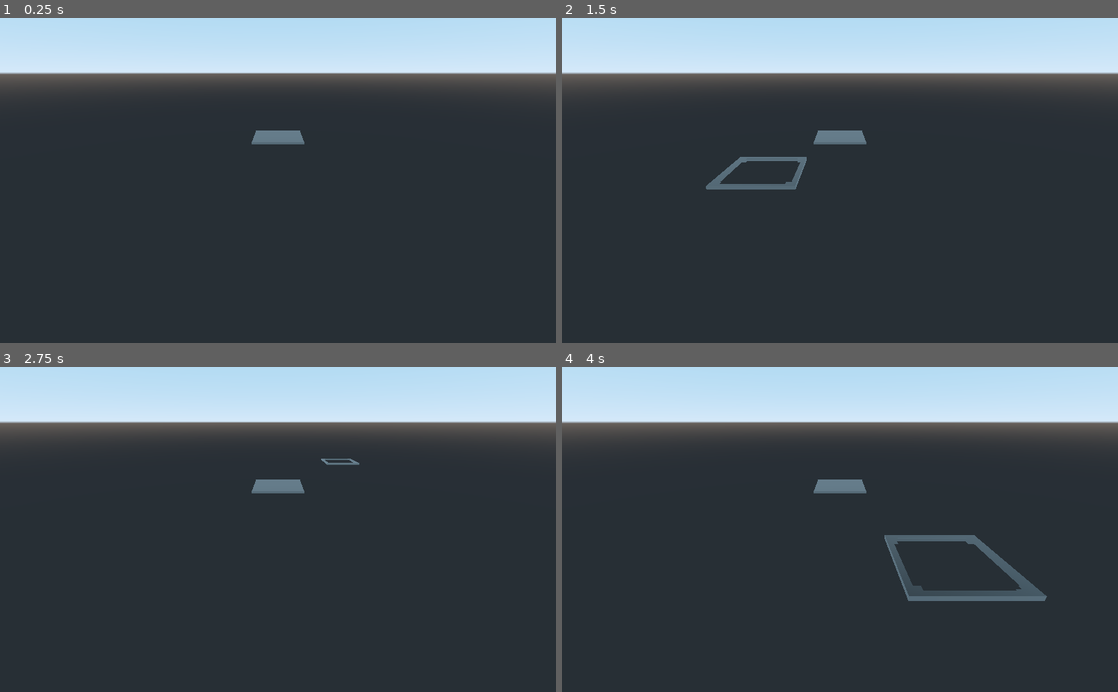
Above: before the commit, frames 1-4 (two rows, left to right).
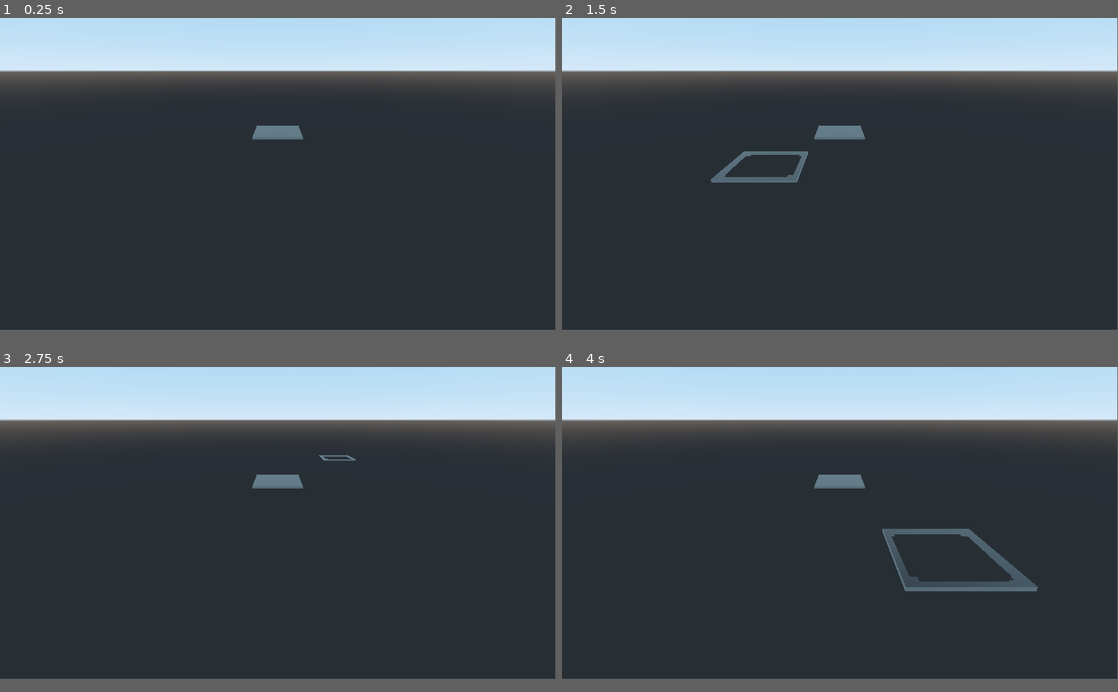
Above: after the commit, the same moments.

Repository: newnoiseworks/TowerStory
Game: Godot game, scene res://Scenes/Prototype.tscn
The game is run twice, just before and just after one commit, with the same random seed, the same clock (stepped at 60 frames per second) and the same inputs.
Inputs (mouse positions are in pixels of both pictures, inside the frame that each line leads up to):
- Up to frame 1 (0.25 s): no input
- Up to frame 2 (1.5 s): tap Enter (ui_accept) at 0.5, 0.77, 1.25 s; move the mouse to (962, 164) at 0.52 s; tap Alt at 0.6 s; click (962, 164) at 0.67 s; drag from (728, 196) to (812, 245) at 1.27 s
- Up to frame 3 (2.75 s): tap Enter (ui_accept) at 2 s; move the mouse to (333, 458) at 2.02 s; tap Shift at 2.1 s; click (333, 458) at 2.17 s
- Up to frame 4 (4 s): tap Enter (ui_accept) at 2.75, 3.5, 3.77 s; drag from (812, 594) to (673, 480) at 2.77 s; move the mouse to (1006, 578) at 3.52 s; tap Ctrl at 3.6 s; click (1006, 578) at 3.67 s
In our replay, the window is 800x468 before the commit and 799x449 after it. These sizes can differ from the game's own. Grey fills any space a smaller window leaves; there, only what the larger window draws over its background counts as a difference.

The runs differ from the first frame. In frame 1, 1.5% of the frame differs, in the area x 0-100%, y 0-39%; in frame 2, 2.4%; in frame 3, 1.6%; in frame 4, 3.5%, in the area x 0-100%, y 0-73%.

Commit message:
adds basic testing around edges

Diff:
--- a/Scenes/Prototype.gd
+++ b/Scenes/Prototype.gd
@@ -15,6 +15,10 @@
 onready var mouse_select: Spatial = find_node("mouse_select")
 onready var floor_piece_packed = preload("res://Scenes/bottomFloorPiece.tscn")
 onready var floor_data = tower_data[0]
+
+enum SIDE {
+	XUP, XDOWN, ZUP, ZDOWN
+}
 
 
 func _ready():
@@ -64,6 +68,11 @@
 	floor_piece.global_transform.origin = target
 
 
+
+
+func _add_wall_to_piece_at_edge():
+	pass
+
 func _can_add_floor_piece_at(x: int, z: int)-> bool:
 	if floor_data.has(x) and floor_data[x].has(z):
 		print_debug("Can't place a tile where one already exists")
@@ -92,3 +101,14 @@
 	var val: int = x / n
 
 	return val * n
+
+
+func _is_piece_an_edge(x: int, z: int)-> PoolIntArray:
+	var edges: PoolIntArray = [0, 0, 0, 0]
+
+	edges[SIDE.XUP] = 1 if !floor_data.has(x+MULTIPLE) or !floor_data[x+MULTIPLE].has(z) else 0
+	edges[SIDE.XDOWN] = 1 if !floor_data.has(x-MULTIPLE) or !floor_data[x-MULTIPLE].has(z) else 0
+	edges[SIDE.ZUP] = 1 if !floor_data[x].has(z+MULTIPLE) else 0
+	edges[SIDE.ZDOWN] = 1 if !floor_data[x].has(z-MULTIPLE) else 0
+
+	return edges
--- a/project.godot
+++ b/project.godot
@@ -34,6 +34,11 @@
 
 gdscript/warnings/integer_division=false
 
+[display]
+
+window/size/width=1920
+window/size/height=1080
+
 [editor_plugins]
 
 enabled=PoolStringArray( "res://addons/gut/plugin.cfg" )
--- a/test/unit/test_Prototype.gd
+++ b/test/unit/test_Prototype.gd
@@ -30,13 +30,13 @@
 		assert_eq(
 			double_script._can_add_floor_piece_at(1 * double_script.MULTIPLE, 1 * double_script.MULTIPLE),
 			false,
-			"Should not be able to add piece at 1, 1"
+			"Should not be able to add piece at (1, 1) * MULTIPLE"
 		)
 
 		assert_eq(
 			double_script._can_add_floor_piece_at(-1 * double_script.MULTIPLE, -1 * double_script.MULTIPLE),
 			false,
-			"Should not be able to add piece at -1, -1"
+			"Should not be able to add piece at (-1, -1) * MULTIPLE"
 		)
 
 
@@ -44,23 +44,53 @@
 		assert_eq(
 			double_script._can_add_floor_piece_at(-1 * double_script.MULTIPLE, 0),
 			true,
-			"Should be able to add piece at -1, 0"
+			"Should be able to add piece at (-1, 0) * MULTIPLE"
 		)
 
 		assert_eq(
 			double_script._can_add_floor_piece_at(1 * double_script.MULTIPLE, 0),
 			true,
-			"Should be able to add piece at 1, 0"
+			"Should be able to add piece at (1, 0) * MULTIPLE"
 		)
 
 		assert_eq(
 			double_script._can_add_floor_piece_at(0, 1 * double_script.MULTIPLE),
 			true,
-			"Should be able to add piece at 0, 1"
+			"Should be able to add piece at (0, 1) * MULTIPLE"
 		)
 
 		assert_eq(
 			double_script._can_add_floor_piece_at(0, -1 * double_script.MULTIPLE),
 			true,
-			"Should be able to add piece at 0, -1"
+			"Should be able to add piece at (0, -1) * MULTIPLE"
 		)
+
+
+class Test__is_piece_an_edge:
+	extends GutTest
+	var double_script
+
+	var tower_data = [
+		{
+			0: {
+				0: {
+					"type": "floor"
+				}
+			}
+		}
+	]
+
+	func before_each():
+		var prototype_script = partial_double("res://Scenes/Prototype.gd")
+		double_script = prototype_script.new()
+		double_script.floor_data = tower_data[0]
+
+
+	func test_is_center_an_edge():
+		var edges = double_script._is_piece_an_edge(0, 0)
+
+		assert_eq(
+			edges,
+			[1, 1, 1, 1] as PoolIntArray,
+			"Centerpiece and nothing else has edges on all sides"
+		)
Not shown, changed: .gut_editor_config.json
